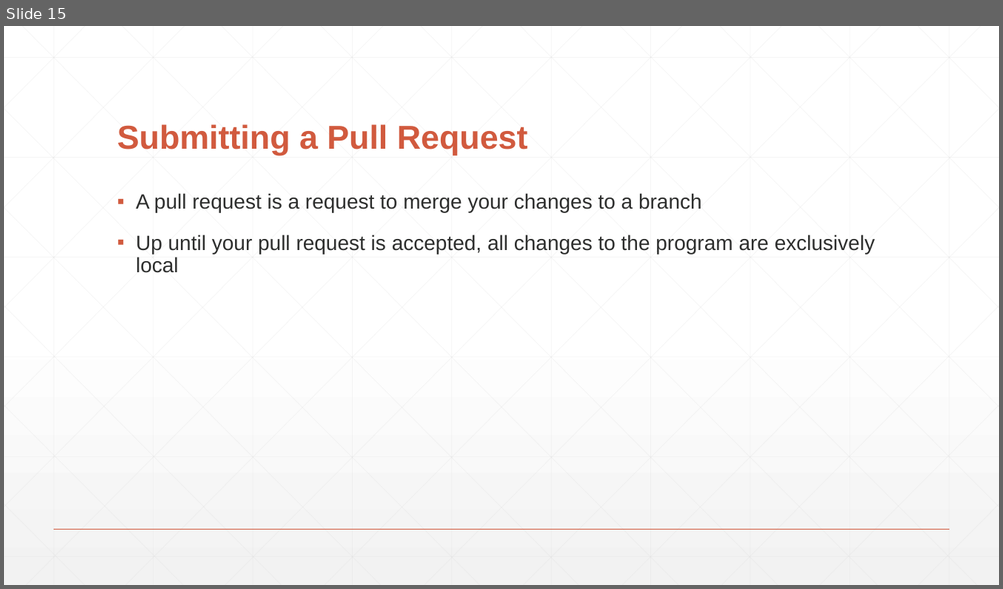
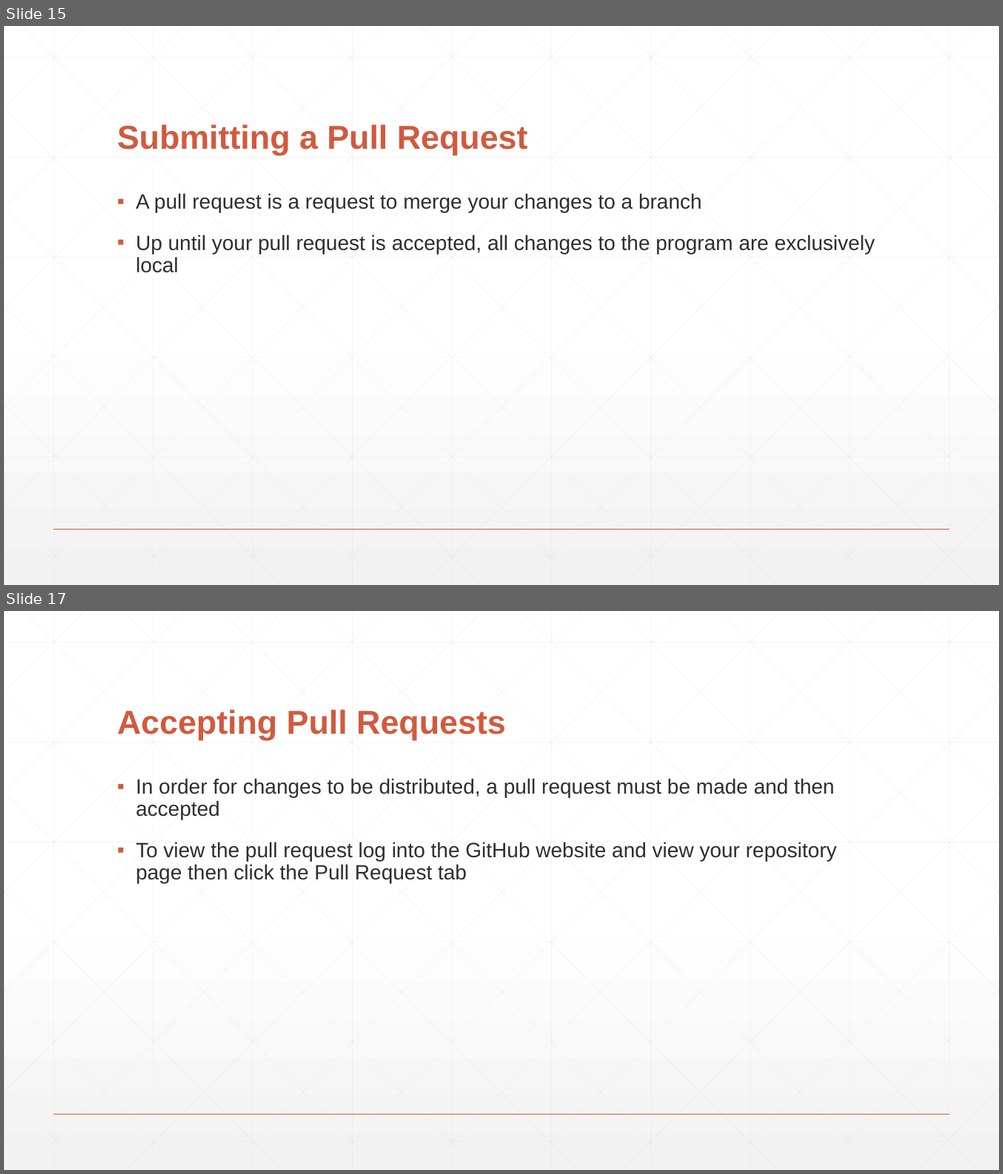
Before and after one commit to StevenRunck/GitHub-Pres, a slide deck: Github.pptx. Shown one above the other, each under a label of ours: slide 15 before the commit, slides 15 and 17 after it; the slides between them are not shown. The pictures are 1003x589 and 1003x1174 pixels, drawn with LibreOffice and Linux fonts; fonts in the diff are those of the drawing. Boxes give left, top, right and bottom in pixels: in the first picture for what was removed or moved away, otherwise in the second. Text is boxed around its words. In the diff, an @@ line names an element or a change of style, - is before the commit and + after.

```diff
--- a/Github.pptx
+++ b/Github.pptx
@@ slide 17 added at [4, 611, 999, 1170], background gradient #FFFFFF to #F2F2F2; not listed: 47 template elements that a slide beside it also shows @@
@@ title added at [117, 709, 506, 741], 32 pt, text #D15A3E, bold @@
+Accepting Pull Requests
@@ text added at [136, 778, 836, 883], 20 pt, text #2D2E2D @@
+▪ In order for changes to be distributed, a pull request must be made and then accepted
+▪ To view the pull request log into the GitHub website and view your repository page then click the Pull Request tab
```
Also in this commit, not shown: 3 slides changed, 3 other slides added, 2 other files.
